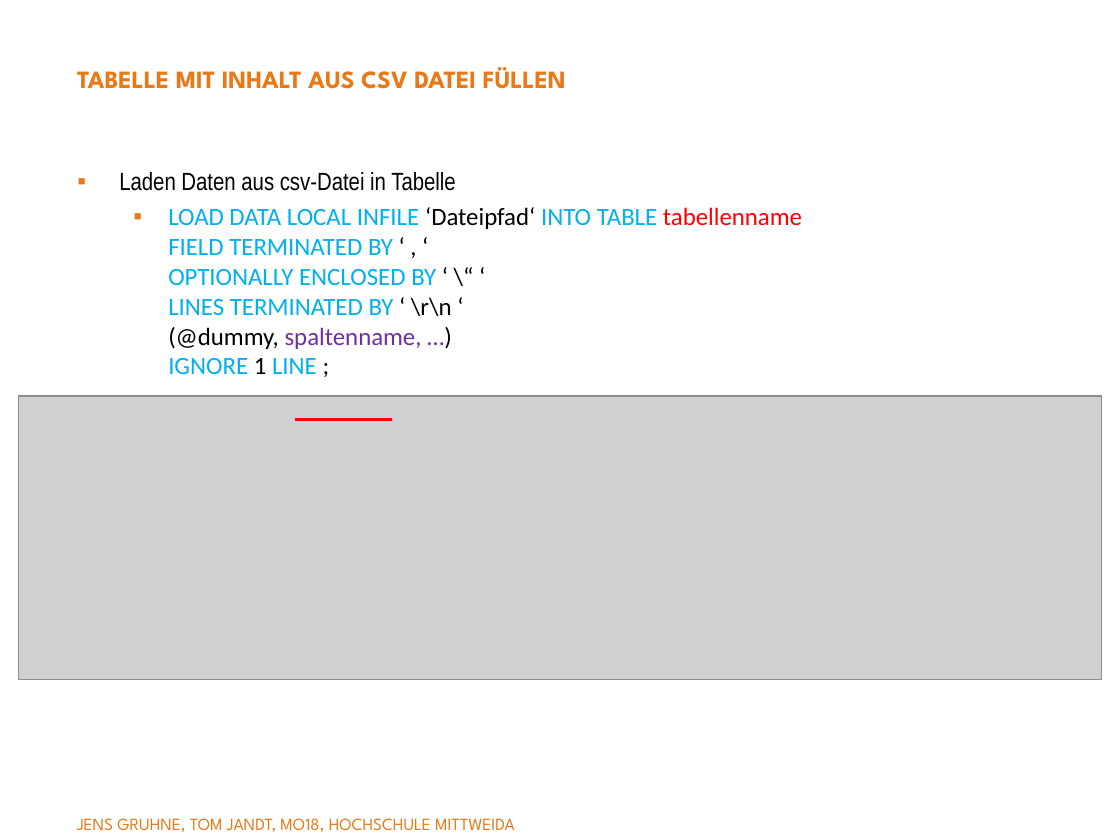
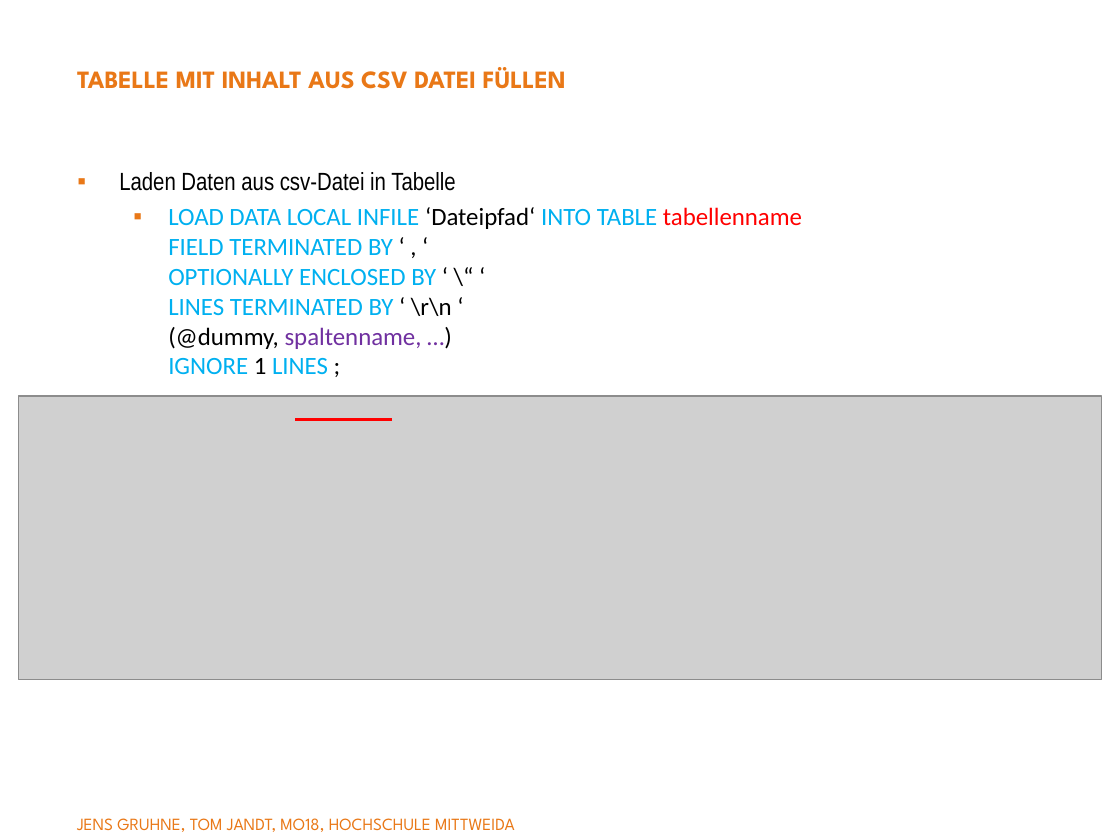
Before and after one commit to yyangg00/Semantik-Vortrag, a slide deck: slide 9 of semantik.pptx. Drawn at 1120x840 pixels with LibreOffice and Linux fonts; fonts in the diff are those of the drawing; grey boxes stand for pictures; background and template pictures are left out. Boxes give left, top, right and bottom in pixels: in the first picture for what was removed or moved away, otherwise in the second. Text is boxed around its words. In the diff, an @@ line names an element or a change of style, - is before the commit and + after.

```diff
--- a/semantik.pptx
+++ b/semantik.pptx
@@ text at box(168, 207, 802, 374): text changed @@
-  ▪ LOAD DATA LOCAL INFILE ‘Dateipfad‘ INTO TABLE tabellenname
-    FIELD TERMINATED BY ‘ , ‘
-    OPTIONALLY ENCLOSED BY ‘ \“ ‘
-    LINES TERMINATED BY ‘ \r\n ‘
-    (@dummy, spaltenname, …)
-    IGNORE 1 LINE ;
+  ▪ LOAD DATA LOCAL INFILE ‘Dateipfad‘ INTO TABLE tabellenname
+    FIELD TERMINATED BY ‘ , ‘
+    OPTIONALLY ENCLOSED BY ‘ \“ ‘
+    LINES TERMINATED BY ‘ \r\n ‘
+    (@dummy, spaltenname, …)
+    IGNORE 1 LINES ;
```
Also in this commit, not shown: 1 other slide changed, 4 other files.
